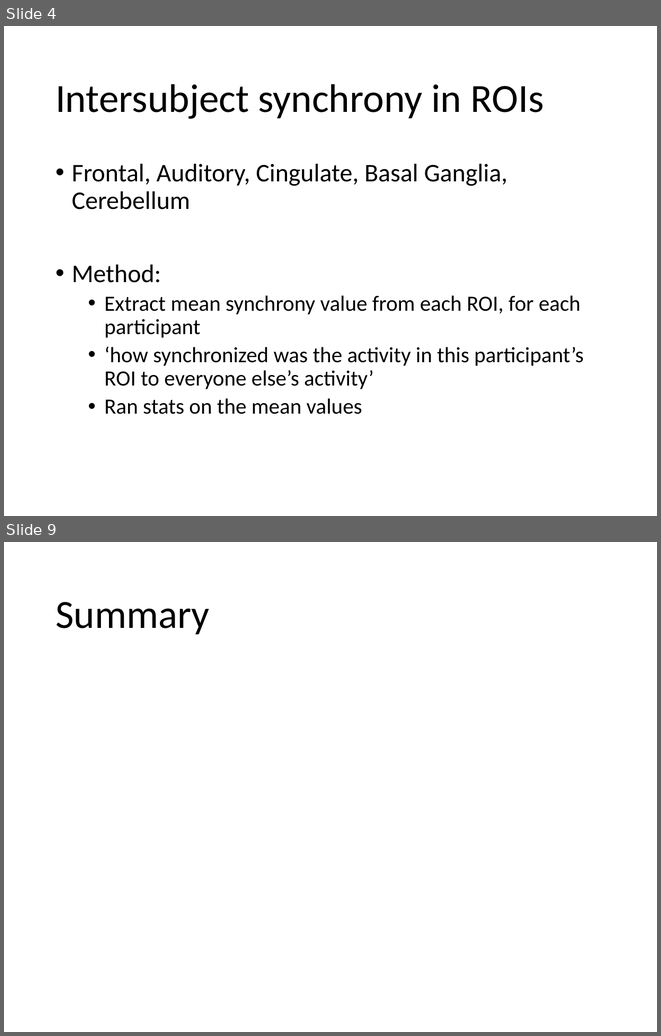
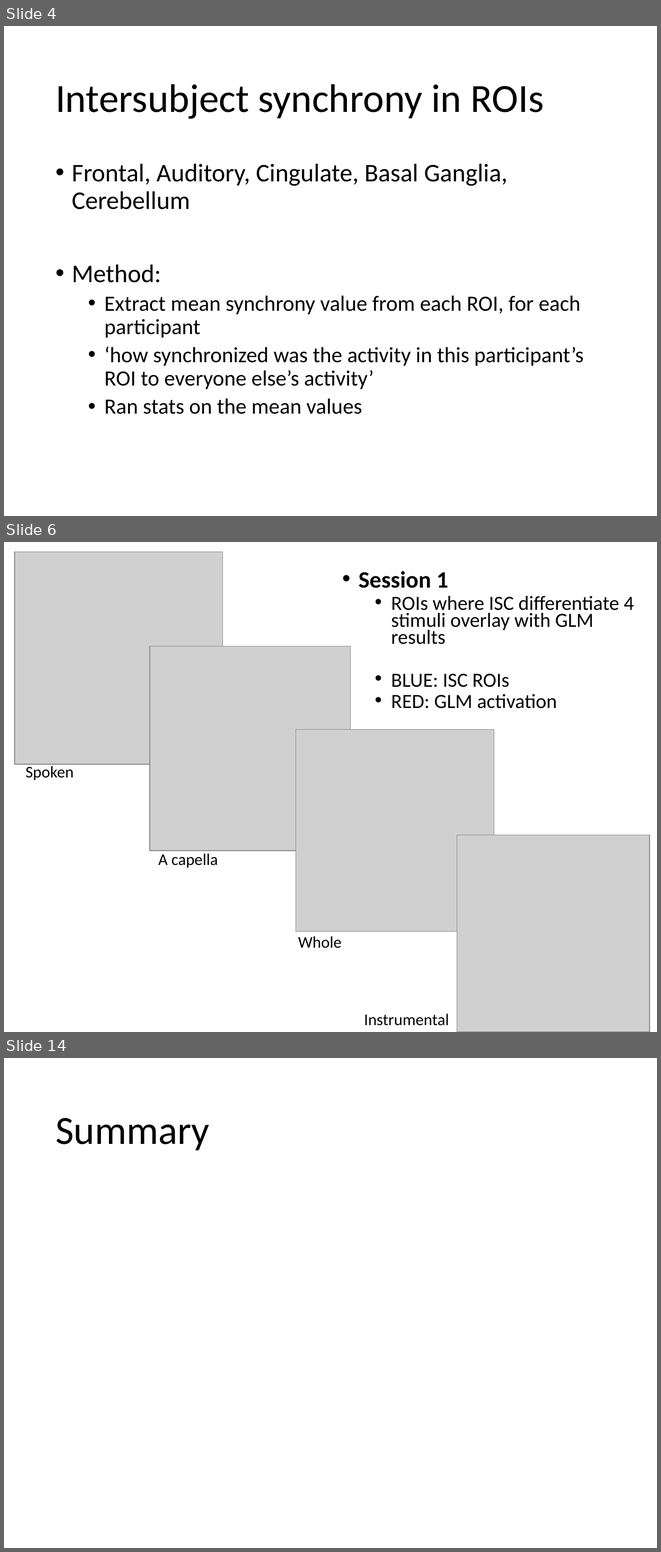
Before and after one commit to asternin/PhDProject, a slide deck: Meetings/2019.04.24-ISCSummary-JessAdrianBobbyMeeting.pptx. Shown one above the other, each under a label of ours: slides 4 and 9 before the commit, slides 4, 6 and 14 after it; the slides between them are not shown. The pictures are 661x1036 and 661x1552 pixels, drawn with LibreOffice and Linux fonts; fonts in the diff are those of the drawing; grey boxes stand for pictures. Boxes give left, top, right and bottom in pixels: in the first picture for what was removed or moved away, otherwise in the second. Text is boxed around its words. In the diff, an @@ line names an element or a change of style, - is before the commit and + after.

```diff
--- a/Meetings/2019.04.24-ISCSummary-JessAdrianBobbyMeeting.pptx
+++ b/Meetings/2019.04.24-ISCSummary-JessAdrianBobbyMeeting.pptx
@@ slide 6 added at (4, 542, 657, 1032), background #FFFFFF @@
@@ picture added at (15, 552, 223, 764) @@
@@ text added at (359, 571, 634, 708), 22.2 pt, text #000000 @@
+• Session 1
+  • ROIs where ISC differentiate 4 stimuli overlay with GLM results
+  • BLUE: ISC ROIs
+  • RED: GLM activation
@@ picture added at (150, 646, 350, 850) @@
@@ picture added at (296, 730, 494, 932) @@
@@ text added at (26, 764, 74, 780), 18 pt, text #000000 @@
+Spoken
@@ picture added at (457, 835, 649, 1032) @@
@@ text added at (158, 853, 218, 867), 18 pt, text #000000 @@
+A capella
@@ text added at (298, 936, 342, 948), 18 pt, text #000000 @@
+Whole
@@ text added at (364, 1013, 449, 1025), 18 pt, text #000000 @@
+Instrumental
@@ what was slide 9 is now slide 14 @@
```
Also in this commit, not shown: 3 slides changed, 6 other slides added, 3 slides removed.
